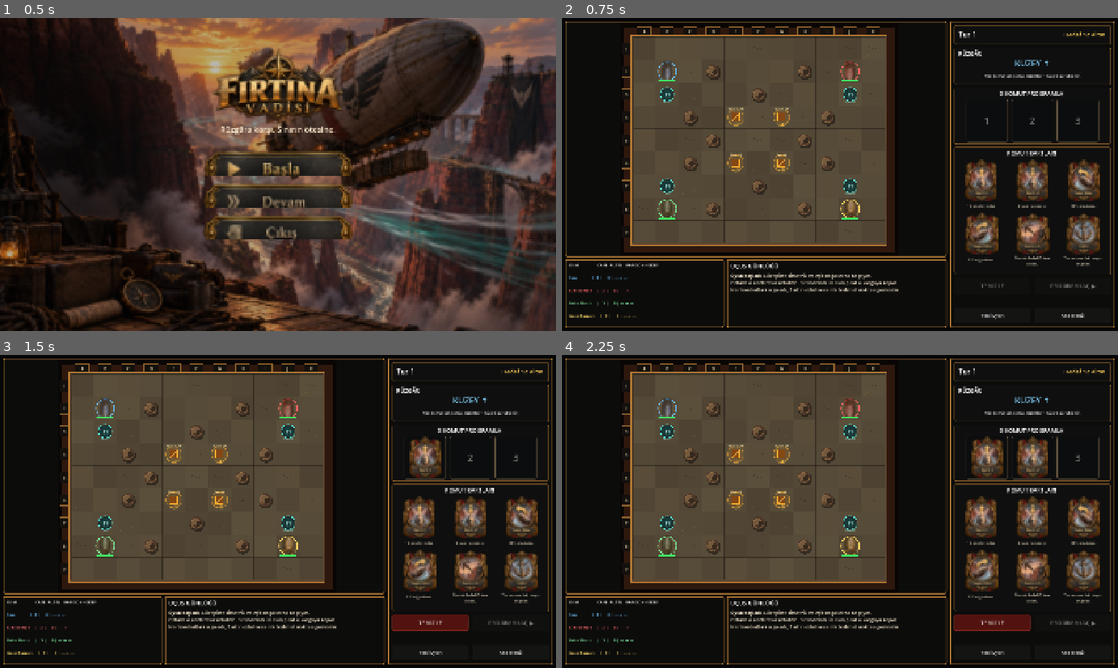
Above: before the commit, frames 1-4 (two rows, left to right).
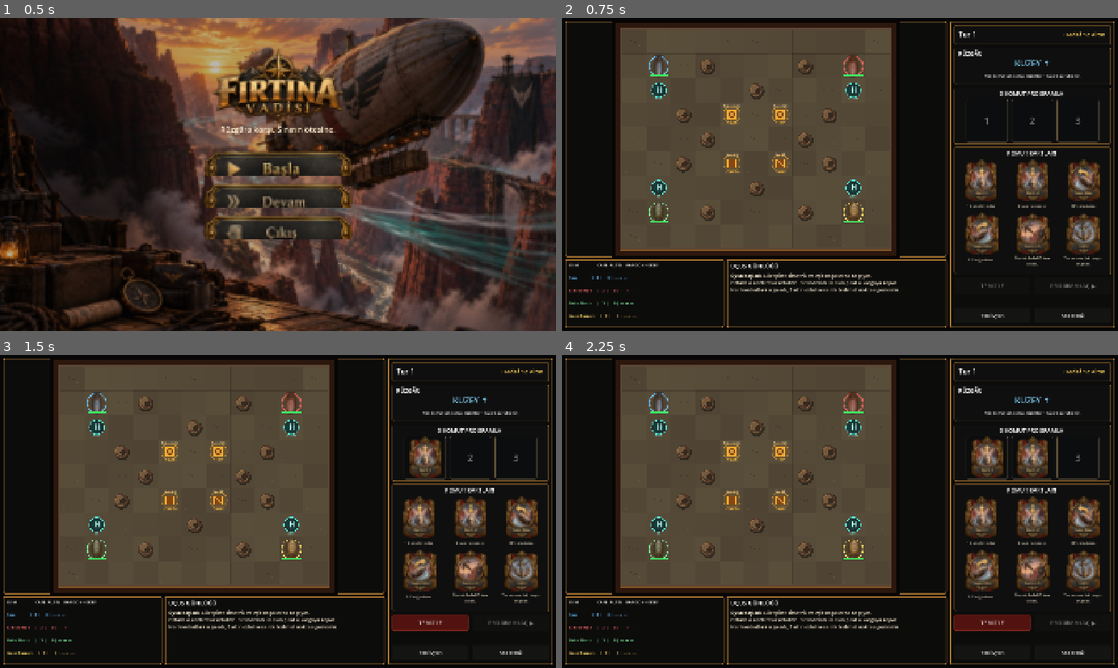
Above: after the commit, the same moments.

Repository: SerkanAydin06/Firtina-Vadisi
Game: Godot game, scene res://scenes/main.tscn
Same seed, same stepped clock (60 frames per second), same inputs: the game is played once before the commit and once after it.
Inputs (mouse positions are in pixels of both pictures, inside the frame that each line leads up to):
- Up to frame 1 (0.5 s): no input
- Up to frame 2 (0.75 s): click (840, 161) at 0.5 s
- Up to frame 3 (1.5 s): click (417, 517) at 1.25 s
- Up to frame 4 (2.25 s): click (1034, 517) at 2 s

Frame 1 is identical in both runs. In frame 2, 11% of the frame differs, in the area x 9-61%, y 1-77%; in frame 3, 11%; in frame 4, 11%.

Commit message:
Remove board coordinates and soften grid styling

Diff:
--- a/scripts/board_topdown.gd
+++ b/scripts/board_topdown.gd
@@ -17,23 +17,23 @@
 			Vector2i(5,2), Vector2i(5,6), Vector2i(3,4), Vector2i(7,4)
 		]
 		pickup_cells = {
-			Vector2i(4,3): {"name":"Kaçak Baharat", "short":"Baharat", "dest":Vector2i(9,6), "value":5},
-			Vector2i(6,3): {"name":"Fırtına Kristali", "short":"Kristal", "dest":Vector2i(1,6), "value":5},
-			Vector2i(4,5): {"name":"Silah Sandığı", "short":"Silah", "dest":Vector2i(9,2), "value":5},
-			Vector2i(6,5): {"name":"Kaçak İlaç", "short":"İlaç", "dest":Vector2i(1,2), "value":5}
+			Vector2i(4,3): {"name":"Kaçak Baharat", "short":"Baharat", "dest":Vector2i(9,6), "target_name":"Bakır İskele", "target_short":"BAKIR", "value":5},
+			Vector2i(6,3): {"name":"Fırtına Kristali", "short":"Kristal", "dest":Vector2i(1,6), "target_name":"Sis İskelesi", "target_short":"SİS", "value":5},
+			Vector2i(4,5): {"name":"Silah Sandığı", "short":"Silah", "dest":Vector2i(9,2), "target_name":"Fırtına İskelesi", "target_short":"FIRTINA", "value":5},
+			Vector2i(6,5): {"name":"Kaçak İlaç", "short":"İlaç", "dest":Vector2i(1,2), "target_name":"Kızıl İskele", "target_short":"KIZIL", "value":5}
 		}
 		delivery_cells = {
-			Vector2i(9,6): "D1", Vector2i(1,6): "D2",
-			Vector2i(9,2): "D3", Vector2i(1,2): "D4"
+			Vector2i(9,6): "BAKIR", Vector2i(1,6): "SİS",
+			Vector2i(9,2): "FIRTINA", Vector2i(1,2): "KIZIL"
 		}
 		call_deferred("fit_board")
 		queue_redraw()
 
 func fit_board() -> void:
-	var usable: Vector2 = size - Vector2(110.0, 92.0)
+	var usable: Vector2 = size - Vector2(46.0, 46.0)
 	cell_size = floor(minf(usable.x / float(grid_size.x), usable.y / float(grid_size.y)))
 	var grid_pixels: Vector2 = Vector2(grid_size) * cell_size
-	grid_origin = Vector2(64.0, 50.0) + (size - Vector2(110.0, 92.0) - grid_pixels) * 0.5
+	grid_origin = (size - grid_pixels) * 0.5
 	for id in tokens:
 		var token: AirshipToken = tokens[id]
 		var token_cell: Vector2i = Vector2i(token.get_meta("grid_cell", Vector2i.ZERO))
@@ -68,34 +68,32 @@
 func _draw() -> void:
 	var grid_pixels: Vector2 = Vector2(grid_size) * cell_size
 	var board_rect: Rect2 = Rect2(grid_origin, grid_pixels)
-	var surround: Rect2 = board_rect.grow(34.0)
+	var surround: Rect2 = board_rect.grow(24.0)
 
-	# Kanyon çerçevesi: satranç tahtası yerine tek parça doğal arena hissi.
-	draw_rect(surround.grow(12.0), Color(0.035, 0.026, 0.020, 1.0), true)
-	draw_rect(surround, Color(0.18, 0.095, 0.055, 1.0), true)
-	draw_rect(board_rect.grow(7.0), Color(0.37, 0.28, 0.19, 1.0), true)
-	draw_rect(board_rect.grow(7.0), Color(0.73, 0.49, 0.20, 0.92), false, 3.0)
+	# Tek parça, üstten görünen kanyon arenası.
+	draw_rect(surround.grow(10.0), Color(0.032, 0.024, 0.019, 1.0), true)
+	draw_rect(surround, Color(0.17, 0.09, 0.052, 1.0), true)
+	draw_rect(board_rect.grow(5.0), Color(0.36, 0.275, 0.205, 1.0), true)
+	draw_rect(board_rect.grow(5.0), Color(0.66, 0.43, 0.18, 0.72), false, 2.0)
 
-	# Hücreler aynı zemin ailesinde; yalnızca çok hafif doğal ton farkları var.
 	for y in range(grid_size.y):
 		for x in range(grid_size.x):
 			var cell: Vector2i = Vector2i(x, y)
 			var rect: Rect2 = Rect2(cell_to_pixel(cell), Vector2(cell_size, cell_size))
 			var variation_seed: int = (x * 17 + y * 31 + x * y * 3) % 9
-			var variation: float = (float(variation_seed) - 4.0) * 0.006
+			var variation: float = (float(variation_seed) - 4.0) * 0.005
 			var floor_color: Color = Color(0.33 + variation, 0.285 + variation, 0.215 + variation * 0.7, 1.0)
 			draw_rect(rect, floor_color, true)
 			_draw_floor_detail(rect, x, y)
 
-	# Grid artık rehber; baskın görsel değil.
-	for y in range(grid_size.y + 1):
+	# Hücre çizgileri sadece hareketi okumaya yarayan çok hafif rehberler.
+	for y in range(1, grid_size.y):
 		var y_pos: float = grid_origin.y + float(y) * cell_size
-		draw_line(Vector2(grid_origin.x, y_pos), Vector2(grid_origin.x + grid_pixels.x, y_pos), Color(0.09, 0.075, 0.055, 0.42), 1.0)
-	for x in range(grid_size.x + 1):
+		draw_line(Vector2(grid_origin.x, y_pos), Vector2(grid_origin.x + grid_pixels.x, y_pos), Color(0.08, 0.065, 0.05, 0.20), 1.0)
+	for x in range(1, grid_size.x):
 		var x_pos: float = grid_origin.x + float(x) * cell_size
-		draw_line(Vector2(x_pos, grid_origin.y), Vector2(x_pos, grid_origin.y + grid_pixels.y), Color(0.09, 0.075, 0.055, 0.42), 1.0)
+		draw_line(Vector2(x_pos, grid_origin.y), Vector2(x_pos, grid_origin.y + grid_pixels.y), Color(0.08, 0.065, 0.05, 0.20), 1.0)
 
-	_draw_coordinate_plates()
 	_draw_start_pads()
 
 	for rock in rocks:
@@ -126,26 +124,11 @@
 	if seed_value % 5 == 0:
 		draw_line(rect.position + Vector2(8.0, rect.size.y - 10.0), rect.position + Vector2(22.0, rect.size.y - 16.0), Color(0.65,0.49,0.27,0.20), 1.0)
 
-func _draw_coordinate_plates() -> void:
-	for x in range(grid_size.x):
-		var cx: float = grid_origin.x + (float(x) + 0.5) * cell_size
-		var plate: Rect2 = Rect2(cx - cell_size * 0.30, grid_origin.y - 34.0, cell_size * 0.60, 27.0)
-		draw_rect(plate, Color(0.075, 0.065, 0.052, 1.0), true)
-		draw_rect(plate, Color(0.62, 0.42, 0.19, 0.85), false, 1.5)
-		draw_string(ThemeDB.fallback_font, plate.position + Vector2(plate.size.x * 0.37, 20.0), String.chr(65 + x), HORIZONTAL_ALIGNMENT_LEFT, -1.0, 16, Color(0.96, 0.88, 0.72))
-	for y in range(grid_size.y):
-		var cy: float = grid_origin.y + (float(y) + 0.5) * cell_size
-		var side_plate: Rect2 = Rect2(grid_origin.x - 37.0, cy - cell_size * 0.25, 28.0, cell_size * 0.50)
-		draw_rect(side_plate, Color(0.075, 0.065, 0.052, 1.0), true)
-		draw_rect(side_plate, Color(0.62, 0.42, 0.19, 0.85), false, 1.5)
-		draw_string(ThemeDB.fallback_font, side_plate.position + Vector2(9.0, side_plate.size.y * 0.67), str(y + 1), HORIZONTAL_ALIGNMENT_LEFT, -1.0, 15, Color(0.96, 0.88, 0.72))
-
 func _draw_start_pads() -> void:
-	for i in range(PREVIEW_STARTS.size()):
-		var cell: Vector2i = PREVIEW_STARTS[i]
+	for cell in PREVIEW_STARTS:
 		var center: Vector2 = cell_to_pixel(cell) + Vector2.ONE * cell_size * 0.5
-		draw_arc(center, cell_size * 0.34, 0.0, TAU, 28, Color(0.76, 0.58, 0.27, 0.26), 2.0, true)
-		draw_string(ThemeDB.fallback_font, center + Vector2(-9.0, cell_size * 0.32), "P%d" % (i + 1), HORIZONTAL_ALIGNMENT_LEFT, -1.0, 11, Color(0.90,0.76,0.48,0.55))
+		draw_circle(center, cell_size * 0.32, Color(0.20, 0.14, 0.08, 0.22))
+		draw_arc(center, cell_size * 0.34, 0.0, TAU, 28, Color(0.76, 0.58, 0.27, 0.22), 2.0, true)
 
 func _draw_rock(cell: Vector2i) -> void:
 	var center: Vector2 = cell_to_pixel(cell) + Vector2.ONE * cell_size * 0.5
@@ -172,19 +155,19 @@
 
 	var short_name: String = str(contract.get("short", contract.get("name", "Kargo")))
 	var value: int = int(contract.get("value", 0))
-	var dest: Vector2i = Vector2i(contract.get("dest", cell))
+	var target_short: String = str(contract.get("target_short", "İSKELE"))
 	var info: String = "%s  %dA" % [short_name, value]
-	var route: String = "→ %s" % _cell_name(dest)
+	var route: String = "→ %s" % target_short
 	draw_string(ThemeDB.fallback_font, center + Vector2(-cell_size * 0.42, -cell_size * 0.31), info, HORIZONTAL_ALIGNMENT_CENTER, cell_size * 0.84, 10, Color(1.0, 0.90, 0.64))
-	draw_string(ThemeDB.fallback_font, center + Vector2(-cell_size * 0.30, cell_size * 0.38), route, HORIZONTAL_ALIGNMENT_CENTER, cell_size * 0.60, 11, Color(1.0, 0.77, 0.28))
+	draw_string(ThemeDB.fallback_font, center + Vector2(-cell_size * 0.34, cell_size * 0.38), route, HORIZONTAL_ALIGNMENT_CENTER, cell_size * 0.68, 10, Color(1.0, 0.77, 0.28))
 
 func _draw_delivery(cell: Vector2i, label_text: String) -> void:
 	var center: Vector2 = cell_to_pixel(cell) + Vector2.ONE * cell_size * 0.5
 	draw_circle(center, cell_size * 0.30, Color(0.045, 0.16, 0.17, 0.76))
 	draw_arc(center, cell_size * 0.30, 0.0, TAU, 24, Color(0.34, 0.94, 0.88, 0.95), 3.0, true)
 	draw_circle(center, cell_size * 0.20, Color(0.08, 0.25, 0.25, 0.72))
-	draw_string(ThemeDB.fallback_font, center + Vector2(-cell_size * 0.11, cell_size * 0.11), "H", HORIZONTAL_ALIGNMENT_LEFT, -1.0, int(cell_size * 0.30), Color(0.78, 1.0, 0.96))
-	draw_string(ThemeDB.fallback_font, center + Vector2(-cell_size * 0.20, cell_size * 0.39), label_text, HORIZONTAL_ALIGNMENT_CENTER, cell_size * 0.40, 10, Color(0.57, 0.95, 0.90, 0.80))
+	draw_string(ThemeDB.fallback_font, center + Vector2(-cell_size * 0.11, cell_size * 0.10), "H", HORIZONTAL_ALIGNMENT_LEFT, -1.0, int(cell_size * 0.30), Color(0.78, 1.0, 0.96))
+	draw_string(ThemeDB.fallback_font, center + Vector2(-cell_size * 0.33, cell_size * 0.39), label_text, HORIZONTAL_ALIGNMENT_CENTER, cell_size * 0.66, 9, Color(0.57, 0.95, 0.90, 0.82))
 
 func _draw_preview_ship(cell: Vector2i, ship_id: int, ship_facing: int, ring_color: Color) -> void:
 	var texture: Texture2D = AirshipToken.SHIP_TEXTURES.get(ship_id, null)
@@ -199,6 +182,3 @@
 	draw_set_transform(center, deg_to_rad(float(ship_facing) * 90.0), Vector2.ONE)
 	draw_texture_rect(texture, Rect2(-target_size * 0.5, target_size), false)
 	draw_set_transform(Vector2.ZERO, 0.0, Vector2.ONE)
-
-func _cell_name(cell: Vector2i) -> String:
-	return "%s%d" % [String.chr(65 + cell.x), cell.y + 1]
